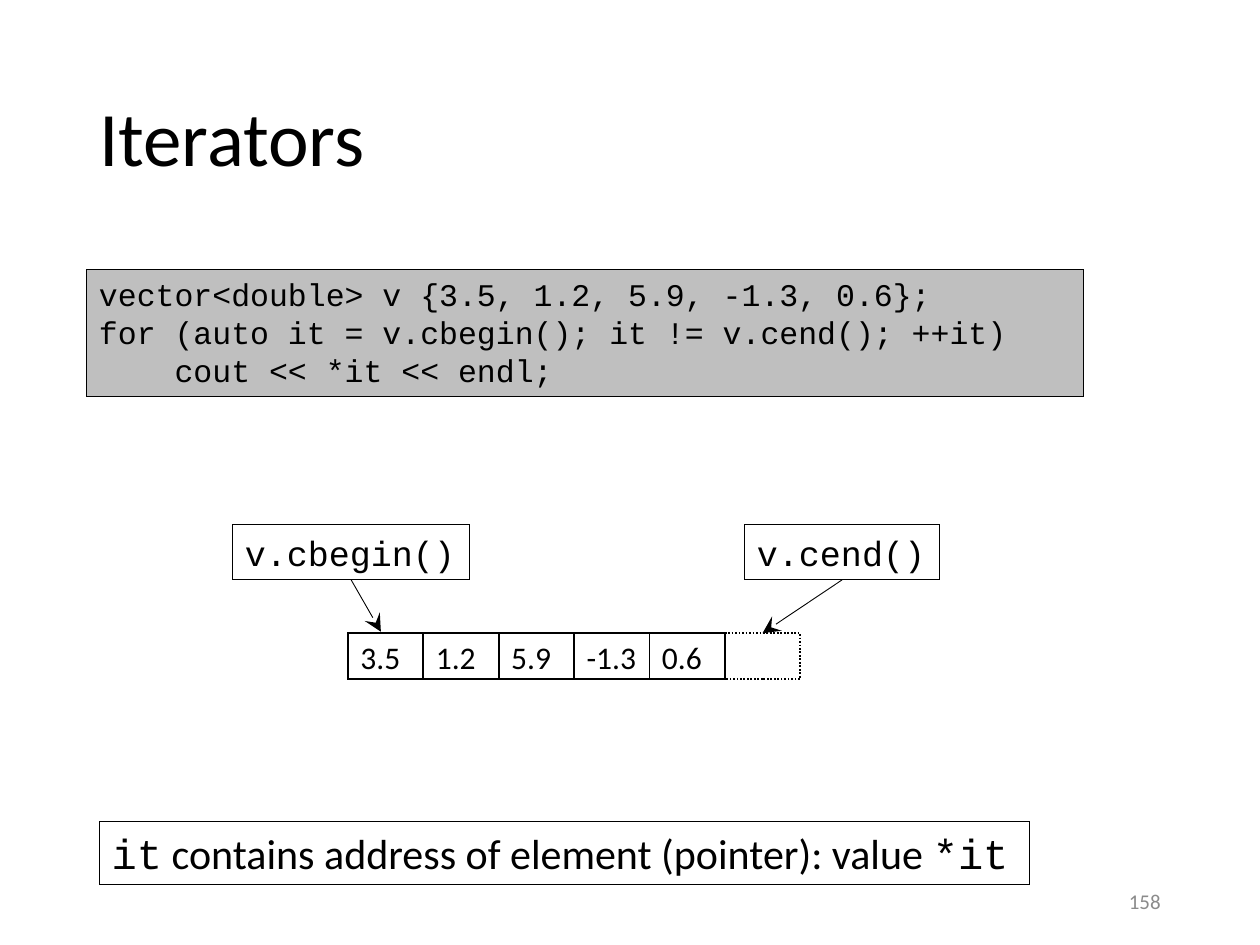
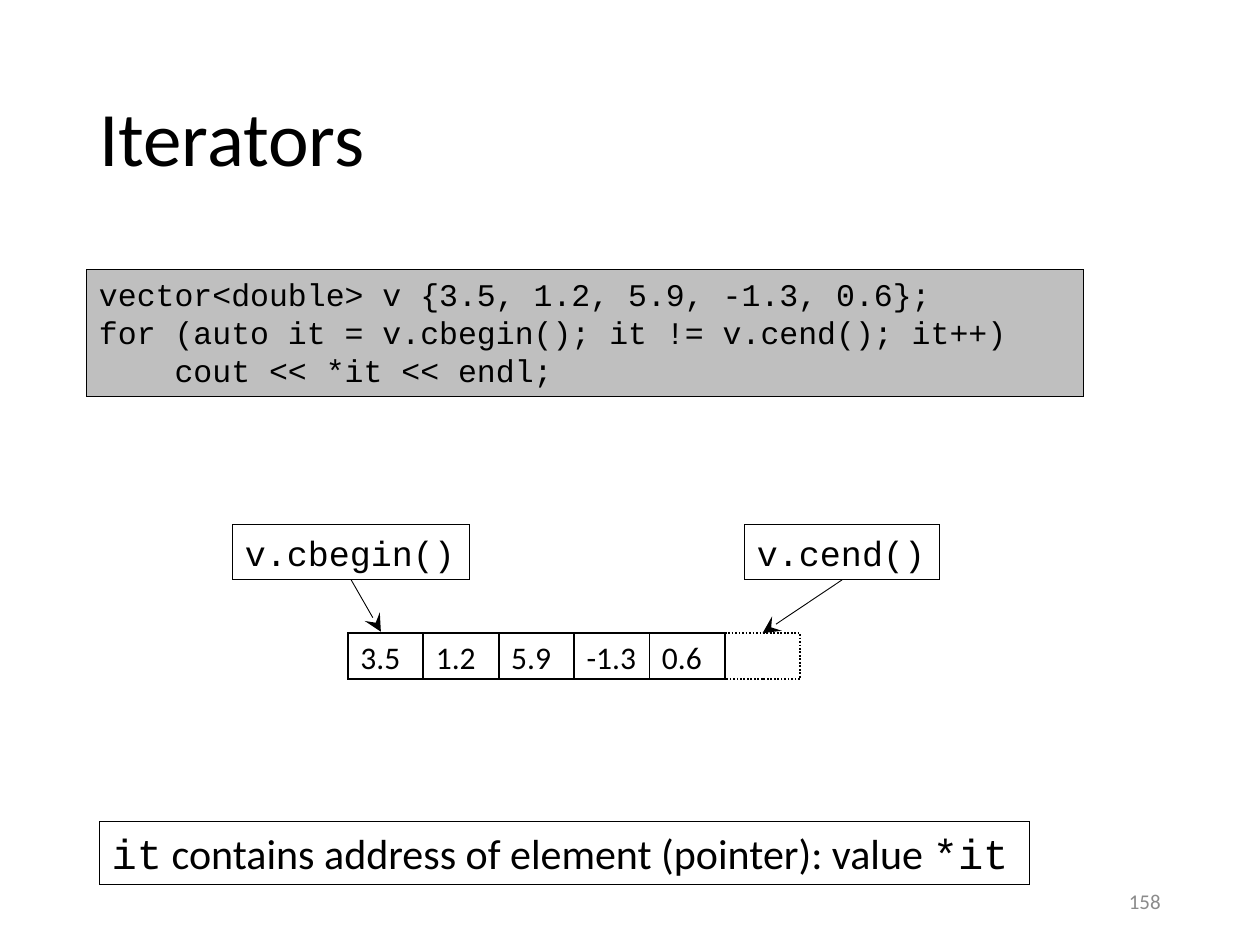
Before and after one commit to gjbex/training-material, a slide deck: slide 158 of CPlusPlus/scientific_cpp.pptx. Drawn at 1260x945 pixels with LibreOffice and Linux fonts; fonts in the diff are those of the drawing. Boxes give left, top, right and bottom in pixels: in the first picture for what was removed or moved away, otherwise in the second. Text is boxed around its words. In the diff, an @@ line names an element or a change of style, - is before the commit and + after.

```diff
--- a/CPlusPlus/scientific_cpp.pptx
+++ b/CPlusPlus/scientific_cpp.pptx
@@ text in rectangle at bbox=[99, 321, 1006, 351]: text changed @@
-for (auto it = v.cbegin(); it != v.cend(); ++it)
+for (auto it = v.cbegin(); it != v.cend(); it++)
```
Also in this commit, not shown: 25 other slides changed.
